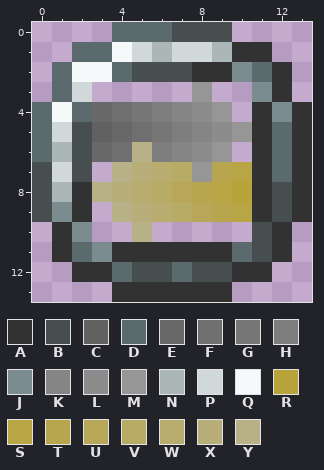
Two versions of one pixel-art sprite, Items/Sprites/KiClassSwapEnchantmentBasic.png. Above: the version before the commit.
The file is 28x28 pixels, drawn in blocks of 2x2; one block is one cell here. Colours within 5 levels of each other are drawn and written as one.
Palette (. is transparent): A #323232  B #474e4f  C #616161  D #5b6a6c  E #686868  F #6f6f6f  G #767676  H #7e7e7e  J #7a8c90  K #858585  L #8c8c8c  M #969696  N #abb6b7  P #d1d8d9  Q #f6f9fa  R #b8a43a  S #b8a544  T #b8a64e  U #b8a758  V #b8ab65  W #b8ac6f  X #b8ae79  Y #b8b087
New version:
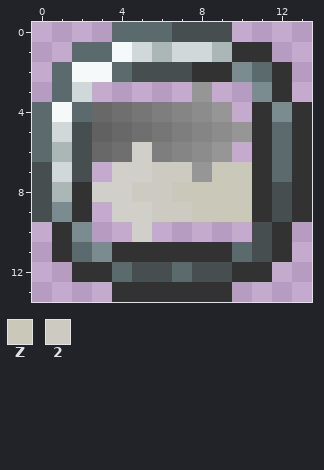
Colours new in this view: Z #cac8b9  2 #cdcbc1
Edits made:
{"colour":"Y","old":"#b8b087","new":"#d0cfc9"}
{"y":7,"x":5,"old":"XWV","new":"Y22"}
{"y":7,"x":9,"old":"TS","new":"ZZ"}
{"y":8,"x":4,"old":"XWVUTSR","new":"Y22ZZZZ"}
{"y":9,"x":5,"old":"XWVUTS","new":"Y22ZZZ"}
{"label":"changed","picture_box":[92,142,252,242]}
